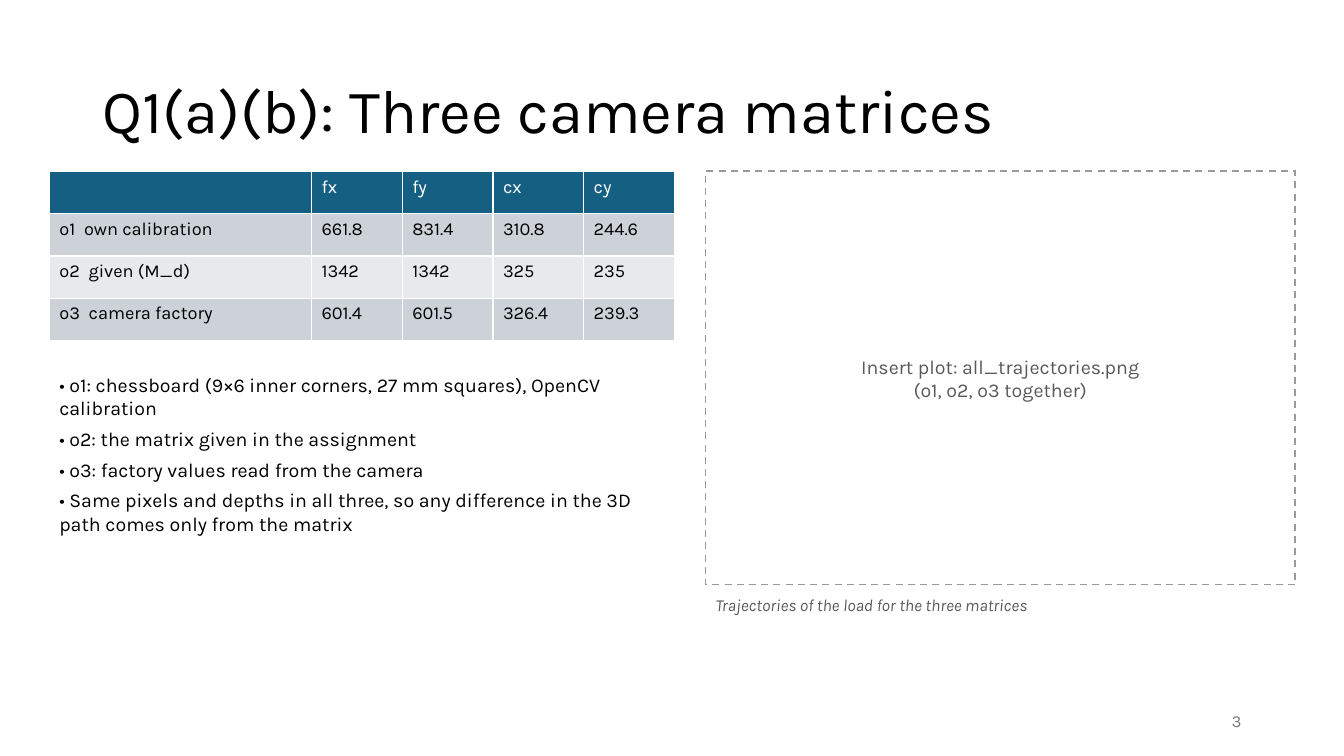
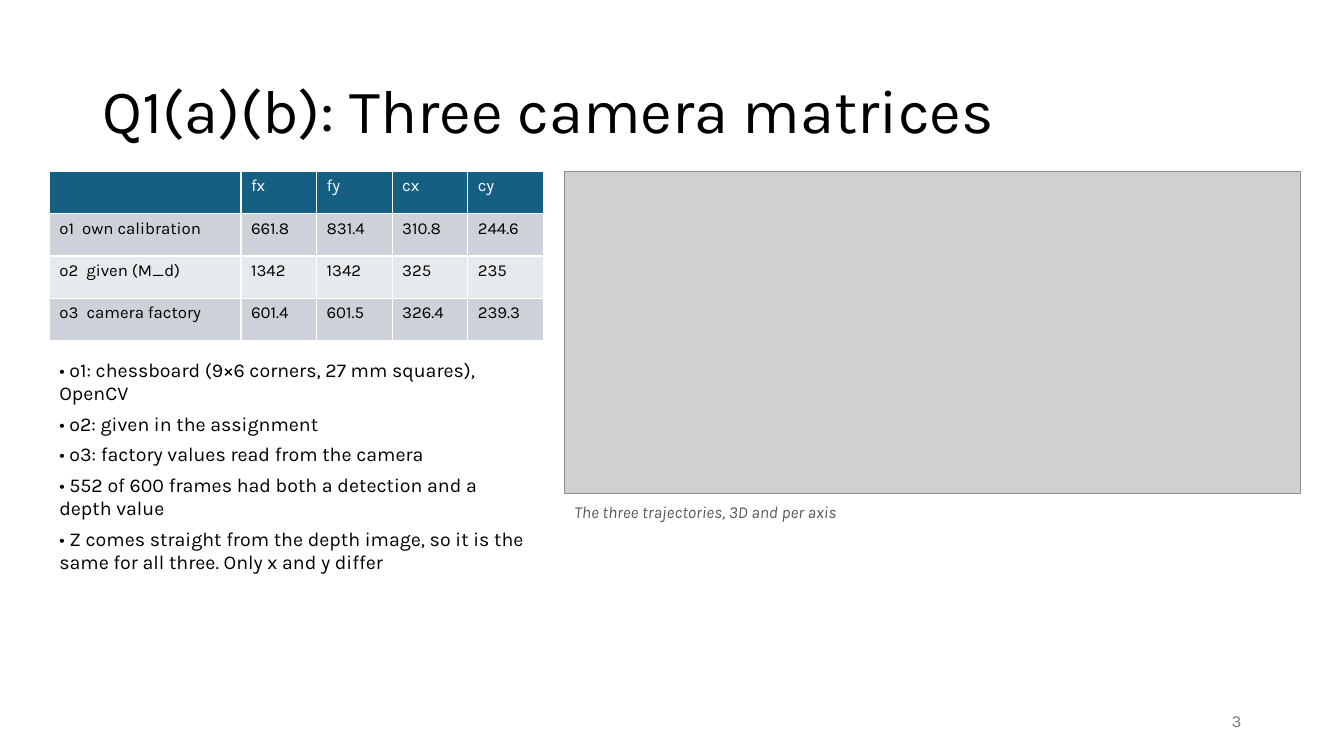
Before and after one commit to AreGundersen/MAS512, a slide deck: slide 3 of Assignment 2/MAS512_assignment2_gr5.pptx. Drawn at 1344x756 pixels with LibreOffice and Linux fonts; fonts in the diff are those of the drawing; grey boxes stand for pictures. Boxes give left, top, right and bottom in pixels: in the first picture for what was removed or moved away, otherwise in the second. Text is boxed around its words. In the diff, an @@ line names an element or a change of style, - is before the commit and + after.

```diff
--- a/Assignment 2/MAS512_assignment2_gr5.pptx
+++ b/Assignment 2/MAS512_assignment2_gr5.pptx
@@ table at <box>49,171,543,341</box> @@
@@ size 13 to 12 pt @@
@@ table: place and size @@
-table at <box>49,171,675,341</box>
+table at <box>49,171,543,341</box>
@@ picture added at <box>565,171,1301,493</box> @@
@@ rectangle removed at <box>706,171,1296,585</box> @@
-Insert plot: all_trajectories.png
-(o1, o2, o3 together)
@@ text "• o1: chessboard (9×6 corners, ...": place and size @@
-text "• o1: chessboard (9×6 corners, ..." at <box>59,378,631,536</box>
+text "• o1: chessboard (9×6 corners, ..." at <box>59,363,523,574</box>
@@ text at <box>59,363,475,436</box>: text changed @@
-• o1: chessboard (9×6 inner corners, 27 mm squares), OpenCV calibration
-• o2: the matrix given in the assignment
+• o1: chessboard (9×6 corners, 27 mm squares), OpenCV
+• o2: given in the assignment
@@ text at <box>59,478,523,574</box>: text changed @@
-• Same pixels and depths in all three, so any difference in the 3D path comes only from the matrix
+• 552 of 600 frames had both a detection and a depth value
+• Z comes straight from the depth image, so it is the same for all three. Only x and y differ
@@ text at <box>574,506,837,522</box>: text changed @@
-Trajectories of the load for the three matrices
+The three trajectories, 3D and per axis
```
Also in this commit, not shown: 1 other slide changed, 4 slides added, 1 slide removed, 11 other files.
